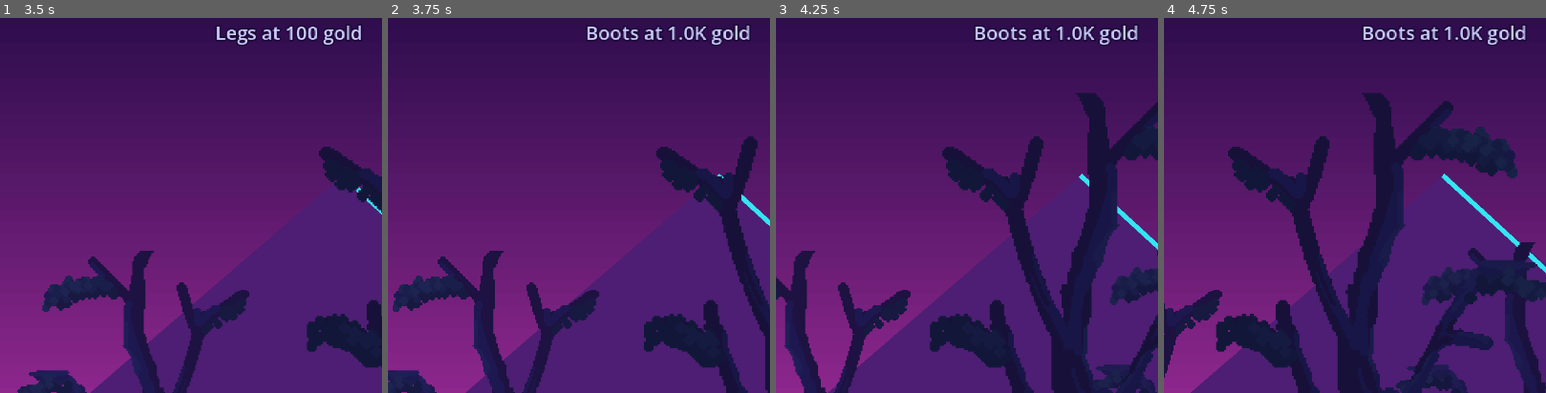
Above: before the commit, frames 1-4 (left to right).
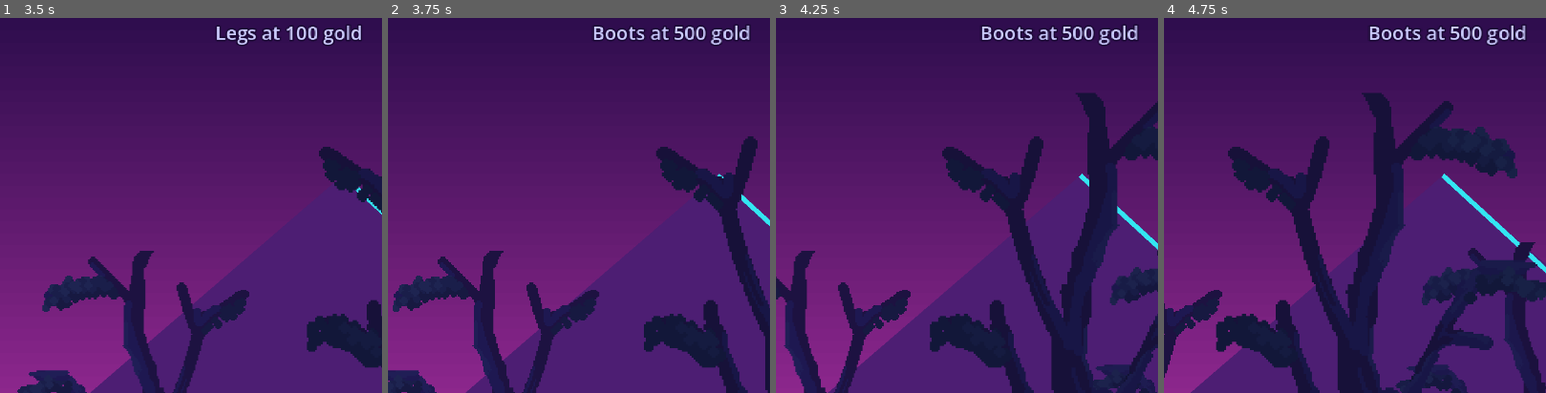
Above: after the commit, the same moments.

Repository: zachkw/vaporwave_vikings_idle
Game: Godot game, scene res://scenes/run/run.tscn
Same seed, same stepped clock (60 frames per second), same inputs: the game is played once before the commit and once after it.
Inputs (mouse positions are % of the whole screen's width and height, from its top left):
- Up to frame 1 (3.5 s): tap Enter at 0.5 s; move the mouse to (72, 44) at 0.52 s; click (72, 44) at 0.67 s; tap Space at 0.77, 1.52, 3.02 s; move the mouse to (30, 54) at 1.27 s; click (30, 54) at 1.42 s; move the mouse to (60, 27) at 2.02 s; click (60, 27) at 2.17 s; move the mouse to (45, 70) at 2.77 s; click (45, 70) at 2.92 s
- Up to frame 2 (3.75 s): move the mouse to (80, 64) at 3.52 s; click (80, 64) at 3.67 s
- Up to frame 3 (4.25 s): tap Space at 3.77 s
- Up to frame 4 (4.75 s): move the mouse to (20, 34) at 4.27 s; click (20, 34) at 4.42 s; tap Space at 4.52 s
The pictures show only the part of the screen within x 50-100%, y 9-59%; the shares and areas given below are measured in that part.

Frame 1 is identical in both runs. In frame 2, 0.8% of the frame differs, in the area x 52-88%, y 2-8%; in frame 3, 0.8%; in frame 4, 0.8%.

Commit message:
Gear ladder: widen opening costs gently, like Idle Slayer's
Sword 1, Chest 10, Helmet 100, Legs 250 stay; then Boots 1K, Gloves 5K,
Shoulders 30K, Bracers 250K, Belt 2.5M, Cloak 30M (4x, 5x, 6x, 8x, 10x,
12x) instead of the old 100x jumps. Slots reveal at half their level 1
cost. Gold per metre per level pays back in 5 to 100 metres across the
ten. Content version bumped, test vectors regenerated, docs updated.

Co-Authored-By: Claude Fable 5.1 <noreply@anthropic.com>
Claude-Session: https://claude.ai/code/session_011R41yFsBSkLo5FULW2XaJu

Diff:
--- a/vaporwave-vikings-idle/content/gear.json
+++ b/vaporwave-vikings-idle/content/gear.json
@@ -1,32 +1,134 @@
 [
-  { "id": "sword",     "name": "Sword",     "order": 1,  "bracket": 0,      "base_cost": 1,     "step": 1,
-    "per_level": { "gold_per_metre": 0.2, "damage": 2 },
-    "effect": "+0.2 gold per metre, +2 damage per level" },
-  { "id": "chest",     "name": "Chest",     "order": 2,  "bracket": 0,      "base_cost": 10,    "step": 5,
-    "per_level": { "gold_per_metre": 1, "defence": 1 },
-    "effect": "+1 gold per metre, +1 defence per level" },
-  { "id": "helmet",    "name": "Helmet",    "order": 3,  "bracket": 0,      "base_cost": 100,   "step": 50,
-    "per_level": { "gold_per_metre": 5, "health": 10 },
-    "effect": "+5 gold per metre, +10 health per level" },
-  { "id": "legs",      "name": "Legs",      "order": 4,  "bracket": 100,    "base_cost": 250,   "step": 125,
-    "per_level": { "gold_per_metre": 10 }, "grants": ["sprint"],
-    "effect": "+10 gold per metre per level. Level 1 grants sprint" },
-  { "id": "boots",     "name": "Boots",     "order": 5,  "bracket": 1000,   "base_cost": 1000,  "step": 500,
-    "per_level": { "gold_per_metre": 25, "run_speed_pct": 0.5 },
-    "effect": "+25 gold per metre, +0.5% run speed per level" },
-  { "id": "gloves",    "name": "Gloves",    "order": 6,  "bracket": 10000,  "base_cost": 5000,  "step": 2500,
-    "per_level": { "gold_per_metre": 100, "crit_rating": 2 },
-    "effect": "+100 gold per metre, +2 crit rating per level" },
-  { "id": "shoulders", "name": "Shoulders", "order": 7,  "bracket": 1e5,    "base_cost": 5e4,   "step": 2.5e4,
-    "per_level": { "gold_per_metre": 500, "gold_basic_pct": 2 },
-    "effect": "+500 gold per metre, +2% basic enemy gold per level" },
-  { "id": "bracers",   "name": "Bracers",   "order": 8,  "bracket": 1e7,    "base_cost": 5e6,   "step": 2.5e6,
-    "per_level": { "gold_per_metre": 2.5e4, "gold_coin_pct": 2 },
-    "effect": "+25K gold per metre, +2% coin gold per level" },
-  { "id": "belt",      "name": "Belt",      "order": 9,  "bracket": 1e9,    "base_cost": 5e8,   "step": 2.5e8,
-    "per_level": { "gold_per_metre": 2.5e6, "gold_elite_pct": 2 },
-    "effect": "+2.5M gold per metre, +2% elite gold per level" },
-  { "id": "cloak",     "name": "Cloak",     "order": 10, "bracket": 1e11,   "base_cost": 5e10,  "step": 2.5e10,
-    "per_level": { "gold_per_metre": 2.5e8, "gold_dimensional_pct": 2 },
-    "effect": "+250M gold per metre, +2% dimensional enemy gold per level" }
+  {
+    "id": "sword",
+    "name": "Sword",
+    "order": 1,
+    "bracket": 0,
+    "base_cost": 1,
+    "step": 1,
+    "per_level": {
+      "gold_per_metre": 0.2,
+      "damage": 2
+    },
+    "effect": "+0.2 gold per metre, +2 damage per level"
+  },
+  {
+    "id": "chest",
+    "name": "Chest",
+    "order": 2,
+    "bracket": 0,
+    "base_cost": 10,
+    "step": 5,
+    "per_level": {
+      "gold_per_metre": 1,
+      "defence": 1
+    },
+    "effect": "+1 gold per metre, +1 defence per level"
+  },
+  {
+    "id": "helmet",
+    "name": "Helmet",
+    "order": 3,
+    "bracket": 0,
+    "base_cost": 100,
+    "step": 50,
+    "per_level": {
+      "gold_per_metre": 5,
+      "health": 10
+    },
+    "effect": "+5 gold per metre, +10 health per level"
+  },
+  {
+    "id": "legs",
+    "name": "Legs",
+    "order": 4,
+    "bracket": 100,
+    "base_cost": 250,
+    "step": 125,
+    "per_level": {
+      "gold_per_metre": 10
+    },
+    "grants": [
+      "sprint"
+    ],
+    "effect": "+10 gold per metre per level. Level 1 grants sprint"
+  },
+  {
+    "id": "boots",
+    "name": "Boots",
+    "order": 5,
+    "bracket": 500,
+    "base_cost": 1000,
+    "step": 500,
+    "per_level": {
+      "gold_per_metre": 25,
+      "run_speed_pct": 0.5
+    },
+    "effect": "+25 gold per metre, +0.5% run speed per level"
+  },
+  {
+    "id": "gloves",
+    "name": "Gloves",
+    "order": 6,
+    "bracket": 2500,
+    "base_cost": 5000,
+    "step": 2500,
+    "per_level": {
+      "gold_per_metre": 100,
+      "crit_rating": 2
+    },
+    "effect": "+100 gold per metre, +2 crit rating per level"
+  },
+  {
+    "id": "shoulders",
+    "name": "Shoulders",
+    "order": 7,
+    "bracket": 15000,
+    "base_cost": 30000,
+    "step": 15000,
+    "per_level": {
+      "gold_per_metre": 500,
+      "gold_basic_pct": 2
+    },
+    "effect": "+500 gold per metre, +2% basic enemy gold per level"
+  },
+  {
+    "id": "bracers",
+    "name": "Bracers",
+    "order": 8,
+    "bracket": 125000,
+    "base_cost": 250000,
+    "step": 125000,
+    "per_level": {
+      "gold_per_metre": 3500,
+      "gold_coin_pct": 2
+    },
+    "effect": "+3.5K gold per metre, +2% coin gold per level"
+  },
+  {
+    "id": "belt",
+    "name": "Belt",
+    "order": 9,
+    "bracket": 1250000,
+    "base_cost": 2500000,
+    "step": 1250000,
+    "per_level": {
+      "gold_per_metre": 30000,
+      "gold_elite_pct": 2
+    },
+    "effect": "+30K gold per metre, +2% elite gold per level"
+  },
+  {
+    "id": "cloak",
+    "name": "Cloak",
+    "order": 10,
+    "bracket": 15000000,
+    "base_cost": 30000000,
+    "step": 15000000,
+    "per_level": {
+      "gold_per_metre": 300000,
+      "gold_dimensional_pct": 2
+    },
+    "effect": "+300K gold per metre, +2% dimensional enemy gold per level"
+  }
 ]
--- a/vaporwave-vikings-idle/content/meta.json
+++ b/vaporwave-vikings-idle/content/meta.json
@@ -1,4 +1,4 @@
 {
-  "content_version": "2026-10-08.1",
+  "content_version": "2026-10-09.1",
   "api_base_url": "http://localhost:3000"
 }
--- a/vaporwave-vikings-idle/content/test_vectors.json
+++ b/vaporwave-vikings-idle/content/test_vectors.json
@@ -1,5 +1,5 @@
 {
-  "content_version": "2026-10-08.1",
+  "content_version": "2026-10-09.1",
   "level_costs": [
     {
       "cost": 1.0,
@@ -50,13 +50,13 @@
       "slot": "gloves"
     },
     {
-      "cost": 50000000000.0,
+      "cost": 30000000.0,
       "count": 1,
       "from_level": 0,
       "slot": "cloak"
     },
     {
-      "cost": 2525000000000.0,
+      "cost": 1515000000.0,
       "count": 1,
       "from_level": 99,
       "slot": "cloak"
@@ -175,7 +175,7 @@
         "vine_plant": 75.0
       },
       "expected_gold_per_second": {
-        "dark_forest": 25765745107.5
+        "dark_forest": 41845107.5
       },
       "gear": {
         "belt": 30,
@@ -189,7 +189,7 @@
         "shoulders": 100,
         "sword": 500
       },
-      "gold_per_metre": 2576574501.0,
+      "gold_per_metre": 4184501.0,
       "name": "late game",
       "run_speed_mult": 2.0
     }
--- a/vaporwave-vikings-idle/tests/run_tests.gd
+++ b/vaporwave-vikings-idle/tests/run_tests.gd
@@ -467,7 +467,7 @@
 	var batch: Dictionary = Store.queued_batches()[0]
 	expect(int(batch["seq"]) == 1, "first batch is seq 1")
 	expect(batch["changes"]["gear"].get("sword", []) == [0, 3] and batch["changes"]["gear"].get("chest", []) == [0, 1], "gear changes are [from, to] against the baseline")
-	expect(batch["changes"]["unlocks"]["gear_slots"] == ["legs"], "the slot the wallet unlocked is listed (%s)" % str(batch["changes"]["unlocks"]["gear_slots"]))
+	expect(batch["changes"]["unlocks"]["gear_slots"] == ["legs", "boots"], "the slots the wallet unlocked are listed (%s)" % str(batch["changes"]["unlocks"]["gear_slots"]))
 	expect(batch["changes"]["unlocks"]["ingredients"] == ["spirit_leaf"], "the ingredient unlock is listed")
 	expect(batch["changes"]["courses_completed"] == ["df_cave_a1"], "the completed course is listed")
 	expect(batch["changes"]["progress"].get("level", []) == [0, 1], "level advance is [from, to]")
Not shown, changed: docs/decisions.md
Not shown, changed: docs/game-design/economy.md
Not shown, changed: docs/game-design/gear-and-artefacts.md
Not shown, changed: docs/game-systems/content-data.md
